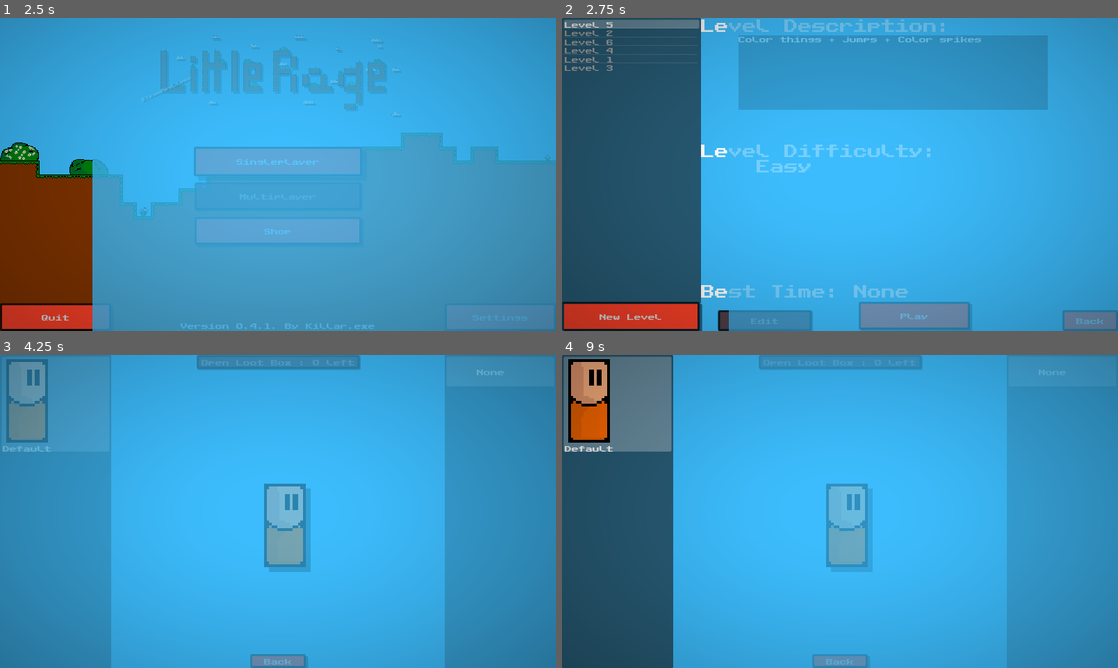
Above: before the commit, frames 1-4 (two rows, left to right).
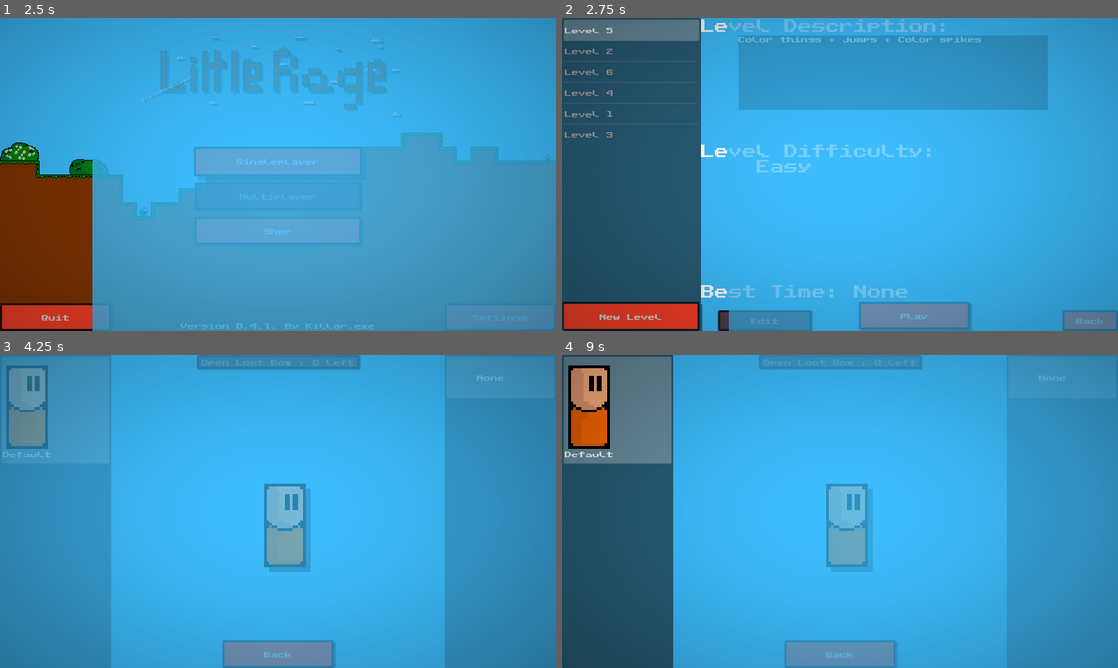
Above: after the commit, the same moments.

Repository: Killarexe/Little-Rage
Game: Godot game, scene res://scenes/uis/MainMenu.tscn
Same seed, same stepped clock (60 frames per second), same inputs: the game is played once before the commit and once after it.
Inputs (mouse positions are in pixels of both pictures, inside the frame that each line leads up to):
- Up to frame 1 (2.5 s): click "Settings" at 0.5 s; click "Back" at 1.25 s; click "Singleplayer" at 2 s
- Up to frame 2 (2.75 s): no input
- Up to frame 3 (4.25 s): click "Back" at 2.75 s; click "Shop" at 3.5 s
- Up to frame 4 (9 s): click "Back" at 4.25 s; tap Enter at 5 s; move the mouse to (962, 495) at 5.02 s; press the mouse at (962, 495) at 5.03 s; hold Right (right) 5.03-5.75 s; tap Space (jump) at 5.27, 8.27 s; release the mouse at (962, 495) at 5.75 s; drag from (728, 527) to (812, 574) at 5.77 s; move the mouse to (895, 442) at 6.52 s; hold Left (left) 6.53-7.25 s; hold Right mouse button (right_click) 6.53-7.25 s; click (895, 442) at 6.67 s; drag from (812, 574) to (673, 464) at 7.27 s; move the mouse to (1006, 558) at 8.02 s; hold Right (right) 8.03-8.75 s; hold Middle mouse button (middle_click) 8.03-8.75 s; click (1006, 558) at 8.17 s; drag from (673, 464) to (756, 433) at 8.77 s

Frame 1 is identical in both runs. In frame 2, 1.8% of the frame differs, in the area x 0-25%, y 1-39%; in frame 3, 2.4%; in frame 4, 3.0%, in the area x 0-91%, y 1-100%.
Error in both runs: Invalid access to property or key 'name' on a base object of type 'Nil'. (res://scripts/uis/main_menu/update/UpdateChecker.gd:11)

Commit message:
Added Translation
Patched bugs

Diff:
--- a/assets/lang/lang.csv
+++ b/assets/lang/lang.csv
@@ -92,3 +92,11 @@
 ui.level.description.level_four,A level witch show a new features for the noobies…,Un niveau qui ajoute du changement pour les noobs…
 ui.level.description.level_five,Color things + jumps + Color spikes,Truc de couleurs + Sauts + Piques de couleurs
 ui.level.description.level_six,The evaluation level…,Le niveau d’évaluation…
+ui.yes,Yes,Oui
+ui.no,No,Non
+ui.experimental_frame.desc,"This feature is an experimental. It can produce bugs.
+Are you sure to continue ?","Cette fonctionnalité est expiremental. Ceci peut produire des bugs.
+Etes-vous sur de continuer ?"
+ui.back_to_center,Back to Center,Retour au Centre
+ui.replay,Replay Level,Rejouer le niveau
+ui.ragequit,RAGEQUIT,RAGEQUIT
--- a/assets/style/default_theme.tres
+++ b/assets/style/default_theme.tres
@@ -413,6 +413,7 @@
 HSlider/styles/grabber_area = SubResource("StyleBoxFlat_lss7y")
 HSlider/styles/grabber_area_highlight = SubResource("StyleBoxFlat_f2ejb")
 HSlider/styles/slider = SubResource("StyleBoxFlat_ufqt8")
+ItemList/constants/v_separation = 32
 VBoxContainer/constants/separation = 16
 VScrollBar/icons/decrement = SubResource("ImageTexture_cq627")
 VScrollBar/icons/decrement_highlight = SubResource("ImageTexture_cq627")
--- a/project.godot
+++ b/project.godot
@@ -30,6 +30,7 @@
 PopUpFrame="*res://scenes/globals/PopUpFrame.tscn"
 UpdateChecker="*res://scenes/globals/UpdateChecker.tscn"
 DiscordRPCManager="*res://scripts/integration/discord/DiscordRPCManager.gd"
+ExperiementalFrame="*res://scenes/globals/ExperiementalFrame.tscn"
 
 [display]
 
--- /dev/null
+++ b/scenes/globals/ExperiementalFrame.tscn
@@ -0,0 +1,16 @@
+[gd_scene load_steps=2 format=3 uid="uid://rur60niy3l0n"]
+
+[ext_resource type="Script" path="res://scripts/uis/ExperiementalFrame.gd" id="1_ndfif"]
+
+[node name="ExpirementalFrame" type="CanvasLayer"]
+layer = 100
+script = ExtResource("1_ndfif")
+
+[node name="ConfirmationDialog" type="ConfirmationDialog" parent="."]
+size = Vector2i(232, 100)
+ok_button_text = "ui.yes"
+dialog_text = "ui.experimental_frame.desc"
+cancel_button_text = "ui.no"
+
+[connection signal="canceled" from="ConfirmationDialog" to="." method="_on_confirmation_dialog_canceled"]
+[connection signal="confirmed" from="ConfirmationDialog" to="." method="_on_confirmation_dialog_confirmed"]
--- a/scenes/instances/level/player/uis/PlayerStatus.tscn
+++ b/scenes/instances/level/player/uis/PlayerStatus.tscn
@@ -25,7 +25,7 @@
 
 [node name="RageQuitButton" type="Button" parent="VBoxContainer"]
 visible = false
-custom_minimum_size = Vector2(0, 32)
+custom_minimum_size = Vector2(0, 64)
 layout_mode = 2
 theme = ExtResource("1_g2og8")
 text = "ui.ragequit"
--- a/scenes/uis/LevelEditor.tscn
+++ b/scenes/uis/LevelEditor.tscn
@@ -25,6 +25,7 @@
 script = ExtResource("1_7o0qm")
 
 [node name="Camera2D" type="Camera2D" parent="."]
+zoom = Vector2(1.5, 1.5)
 script = ExtResource("2_pc8il")
 can_zoom = true
 can_pan = true
--- a/scenes/uis/ShopMenu.tscn
+++ b/scenes/uis/ShopMenu.tscn
@@ -134,7 +134,7 @@
 text = "ui.shop.open_loot_box"
 
 [node name="QuitButton" type="Button" parent="CanvasLayer/Shop"]
-custom_minimum_size = Vector2(128, 32)
+custom_minimum_size = Vector2(256, 64)
 layout_mode = 1
 anchors_preset = 7
 anchor_left = 0.5
--- /dev/null
+++ b/scripts/uis/ExperiementalFrame.gd
@@ -0,0 +1,18 @@
+extends CanvasLayer
+class_name ExpirementalFrame
+
+@onready var dialog: ConfirmationDialog = $ConfirmationDialog
+
+var on_confirmed: Callable = func():pass
+var on_canceled: Callable = func():pass
+
+func pop(on_confirmed: Callable, on_canceled: Callable):
+	self.on_confirmed = on_confirmed
+	self.on_canceled = on_canceled
+	dialog.popup_centered()
+
+func _on_confirmation_dialog_canceled():
+	on_canceled.call()
+
+func _on_confirmation_dialog_confirmed():
+	on_confirmed.call()
--- a/scripts/uis/LevelSelector.gd
+++ b/scripts/uis/LevelSelector.gd
@@ -61,11 +61,17 @@
 		level_create_button.text = TranslationServer.translate("ui.back")
 		level_settings_menu.visible = true
 
-func _on_edit_button_pressed():
+func go_to_editor():
 	LevelManager.current_level = LevelManager.levels[level_index].id
 	SceneManager.change_scene("res://scenes/uis/LevelEditor.tscn")
 
-func _on_create_level_button_pressed():
+func _on_edit_button_pressed():
+	if Global.is_mobile:
+		ExperiementalFrame.pop(go_to_editor, func():pass)
+	else:
+		go_to_editor()
+
+func create_level():
 	var level: Level = Level.new()
 	var packed_scene: PackedScene = load("res://scenes/instances/level/DefaultLevel.tscn")
 	var level_name: String = level_settings_menu.level_name
@@ -87,3 +93,9 @@
 	LevelManager.load_levels()
 	LevelManager.current_level = level.id
 	SceneManager.change_scene("res://scenes/uis/LevelEditor.tscn")
+
+func _on_create_level_button_pressed():
+	if Global.is_mobile:
+		ExperiementalFrame.pop(create_level, func():pass)
+	else:
+		create_level()
--- a/scripts/uis/SceneManager.gd
+++ b/scripts/uis/SceneManager.gd
@@ -12,17 +12,21 @@
 	return transition
 
 func change_scene(path: String) -> void:
+	color_rect.mouse_filter = Control.MOUSE_FILTER_STOP
 	color_rect.global_position = Vector2(0, 0)
 	var transition: String = get_animation()
 	animation_player.play(transition)
 	await animation_player.animation_finished
 	get_tree().change_scene_to_file(path)
 	animation_player.play_backwards(transition)
+	color_rect.mouse_filter = Control.MOUSE_FILTER_IGNORE
 
 func change_packed(packed: PackedScene) -> void:
+	color_rect.mouse_filter = Control.MOUSE_FILTER_STOP
 	color_rect.global_position = Vector2(0, 0)
 	var transition: String = get_animation()
 	animation_player.play(transition)
 	await animation_player.animation_finished
 	get_tree().change_scene_to_packed(packed)
 	animation_player.play_backwards(transition)
+	color_rect.mouse_filter = Control.MOUSE_FILTER_IGNORE
--- a/scripts/uis/TranslatedItemList.gd
+++ b/scripts/uis/TranslatedItemList.gd
@@ -3,4 +3,4 @@
 func _ready():
 	for index in item_count:
 		set_item_text(index, TranslationServer.translate(get_item_text(index)))
-	select(1)
+	select(2)
--- a/scripts/uis/level_editor/EditorCameraControler.gd
+++ b/scripts/uis/level_editor/EditorCameraControler.gd
@@ -85,7 +85,7 @@
 			set_zoom_with_limit(zoom - Vector2(zoom_speed, zoom_speed))
 
 func set_zoom_with_limit(new_zoom: Vector2):
-	zoom = Vector2(clamp(new_zoom.x, 0.1, 10), clamp(new_zoom.y, 0.1, 10))
+	zoom = Vector2(clamp(new_zoom.x, 1, 4), clamp(new_zoom.y, 1, 4))
 
 func handle_mouse_pan(event: InputEventMouseMotion):
 	if is_panning && can_pan:
--- a/scripts/uis/player/WinMenu.gd
+++ b/scripts/uis/player/WinMenu.gd
@@ -59,10 +59,11 @@
 			pass
 
 func _on_next_level_pressed():
-	if LevelManager.default_levels.bsearch(LevelManager.current_level) == LevelManager.default_levels.size() - 1:
+	var current_level_number: int = int(LevelManager.current_level.replace("level_", ""))
+	if current_level_number == LevelManager.default_levels.size():
 		#TODO: Credis scene...
-		pass
-	var current_level: String = "level_" + str(LevelManager.default_levels.bsearch(LevelManager.current_level) + 2)
+		return
+	var current_level: String = "level_" + str(current_level_number + 1)
 	var level: Level = LevelManager.get_level(current_level)
 	LevelManager.current_level = current_level
 	MusicManager.play_music("level_plains")
Binary file changed: assets/lang/lang.en.translation
Binary file changed: assets/lang/lang.fr.translation
Not shown: 11 places in assets/style/default_theme.tres that only renumber resources
